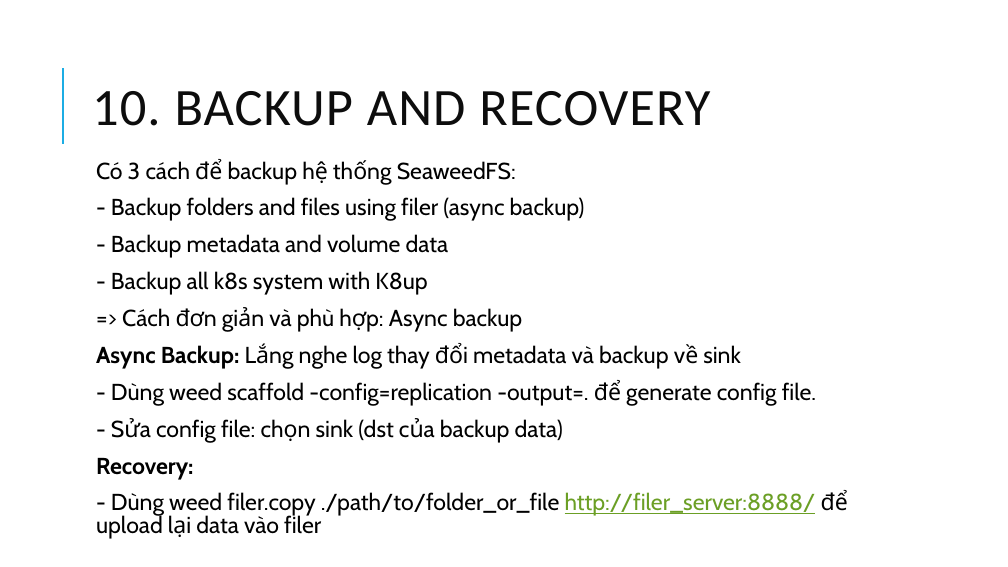
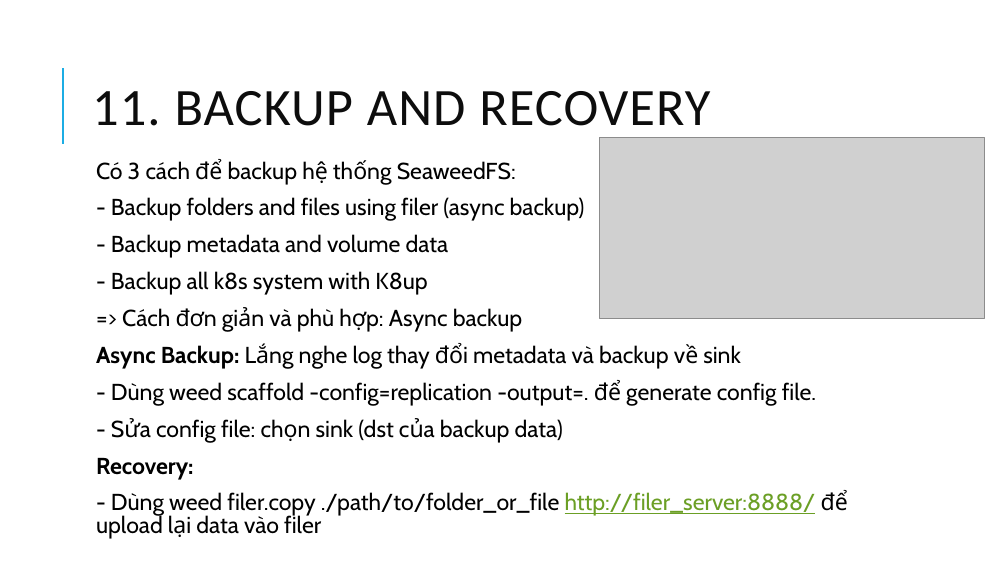
Before and after one commit to chi-org/seaweedfs-test, a slide deck: slide 21 of SeaweedFS_2.pptx (slide 20 before the commit). Drawn at 1008x567 pixels with LibreOffice and Linux fonts; fonts in the diff are those of the drawing; grey boxes stand for pictures. Boxes give left, top, right and bottom in pixels: in the first picture for what was removed or moved away, otherwise in the second. Text is boxed around its words. In the diff, an @@ line names an element or a change of style, - is before the commit and + after.

```diff
--- a/SeaweedFS_2.pptx
+++ b/SeaweedFS_2.pptx
@@ title at [92,91,710,138]: text changed @@
-10. BACKUP AND RECOVERY
+11. BACKUP AND RECOVERY
@@ picture added at [600,138,985,318] @@
```
Also in this commit, not shown: 21 other slides changed, 1 slide added, 1 other file.
